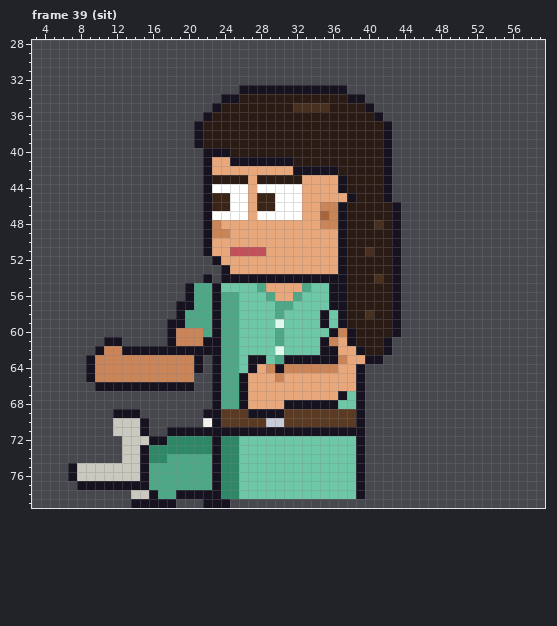
Two states of a pixel-art file, sprites/clients/client_dentrec_b_left_anim.aseprite. The first picture shows the starting point.
64x80 pixels, 85 frames. Colours within 5 levels of each other are drawn and written as one. Shown: frame 39 (sit): x 3..59, y 28..79. The commit also changed other frames, which this record leaves out.
New version:
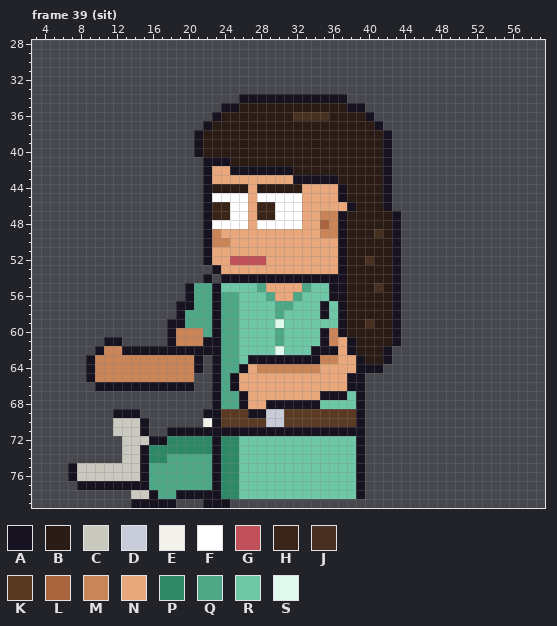
Palette (. is transparent): A #17121f  B #2a1c14  C #c9c9c0  D #c8ccd8  E #f2f2ea  F #ffffff  G #c0505a  H #3a2418  J #47301f  K #5a3a22  L #a8643c  M #c98458  N #e8a87c  P #2e8868  Q #4ea888  R #6ec8a8  S #e0f8ee
From old to new:
Changed rows in their new state; - is an unchanged pixel.
Frame 39 (sit):
first column x 21:
33 -----............------
34 ---..AAAAAAAAAAAA..----
35 --.AA------BBBB--AA.---
36 -.A--------JJJJ----A.--
37 .A------------------A.-
40 ABBB-------------------
41 --AABBBBBBB------------
42 ----AAAAAAABBBBB-------
43 --NNNN-NNNNAAAAAB------
44 --BBBB-BBBBB-----------
45 --FF---FF-------AB-----
46 --------------NNNA---A.
47 --HH---HH-----M--------
48 --FFFF-FFFFF--L-----B--
49 ---N----------MM----J--
50 --MM-------------------
51 ----NNNN-----------B---
52 -AN-GGGG-----------J---
53 --AN-------------------
54 --------------------B--
55 --------------------J--
57 --------------AR-------
58 -------------------B---
59 --------------R----J---
60 --------------AMAB-----
61 ---------------------BA
62 -------------A---AB----
63 --------AA----MMN-ABBA-
64 -----ANM-M----NN---AA--
65 ----AN---N-------A-----
66 ----AN-----------A-----
67 --------------AA-------
68 --------AA----RR-------
69 --------DD-------------
